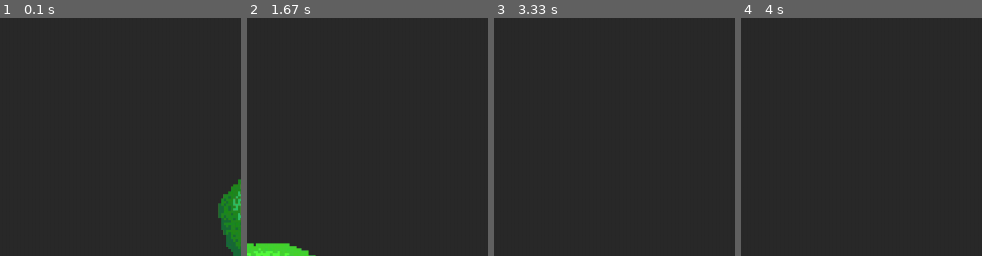
Above: before the commit, frames 1-4 (left to right).
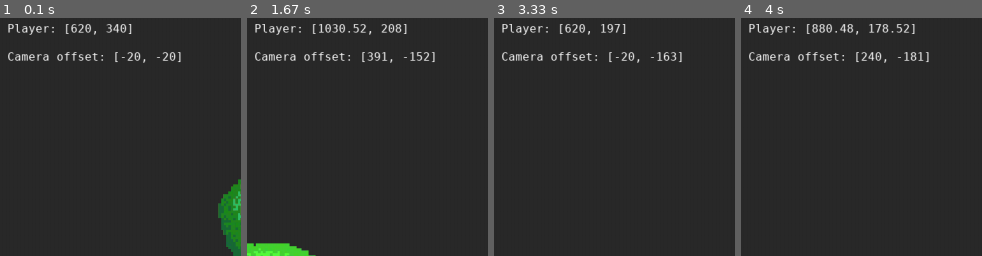
Above: after the commit, the same moments.

Repository: Eoic/Pygame-exp
Game: pygame game, started from client/main.py
Same seed, same stepped clock (60 frames per second), same inputs: the game is played once before the commit and once after it.
Inputs:
- Up to frame 1 (0.1 s): no input
- Up to frame 2 (1.67 s): hold D 0.33-0.8 s; hold W 0.83-1.13 s; hold D 1.17-1.63 s
- Up to frame 3 (3.33 s): hold A 1.67-2.2 s; hold S 2.23-2.53 s; hold A 2.57-2.97 s; hold W from 3 s (still down)
- Up to frame 4 (4 s): release W at 3.37 s; hold D from 3.4 s (still down)
The pictures show only the part of the screen within x 4-54%, y 0-50%; the shares and areas given below are measured in that part.

The runs differ from the first frame. In frame 1, 1.8% of the frame differs, in the area x 3-76%, y 2-19%; in frame 2, 2.0%; in frame 3, 1.8%; in frame 4, 2.1%, in the area x 3-79%, y 2-19%.

Commit message:
Show simple text.

Diff:
--- a/client/core/transform.py
+++ b/client/core/transform.py
@@ -24,7 +24,8 @@
         self.notify_listeners()
 
     def set_position(self, position: Vector2) -> None:
-        self.position = position
+        self.position.x = round(position.x)
+        self.position.y = round(position.y)
         self.notify_listeners()
 
     def set_direction(self, direction: Vector2) -> None:
--- a/client/main.py
+++ b/client/main.py
@@ -7,7 +7,8 @@
 # * Movement interpolation (https://www.pygame.org/wiki/Interpolator):
 #   * Camera
 #   * Character
-# * Collisions
+# * Use world coordinates insstead of pixels.
+# * Collisions between player and static world objects.
 
 pygame.init()
 delta_time = 0
@@ -15,6 +16,7 @@
 clock = pygame.time.Clock()
 screen = pygame.display.set_mode((1280, 720), pygame.RESIZABLE)
 camera_group = CameraGroup()
+font = pygame.freetype.SysFont('Cascadia Mono', 16)
 
 tree = WorldObject(
     scale=0.4,
@@ -50,6 +52,10 @@
                 is_running = False
 
     screen.fill((42, 42, 42))
+    text_surface_one, _ = font.render(f'Player: {player.transform.position}', (255, 255, 255))
+    text_surface_two, _ = font.render(f'Camera offset: {camera_group.offset}', (255, 255, 255))
+    screen.blit(text_surface_one, (40, 40))
+    screen.blit(text_surface_two, (40, 80))
 
     player.handle_input()
     player.handle_update(delta_time)
